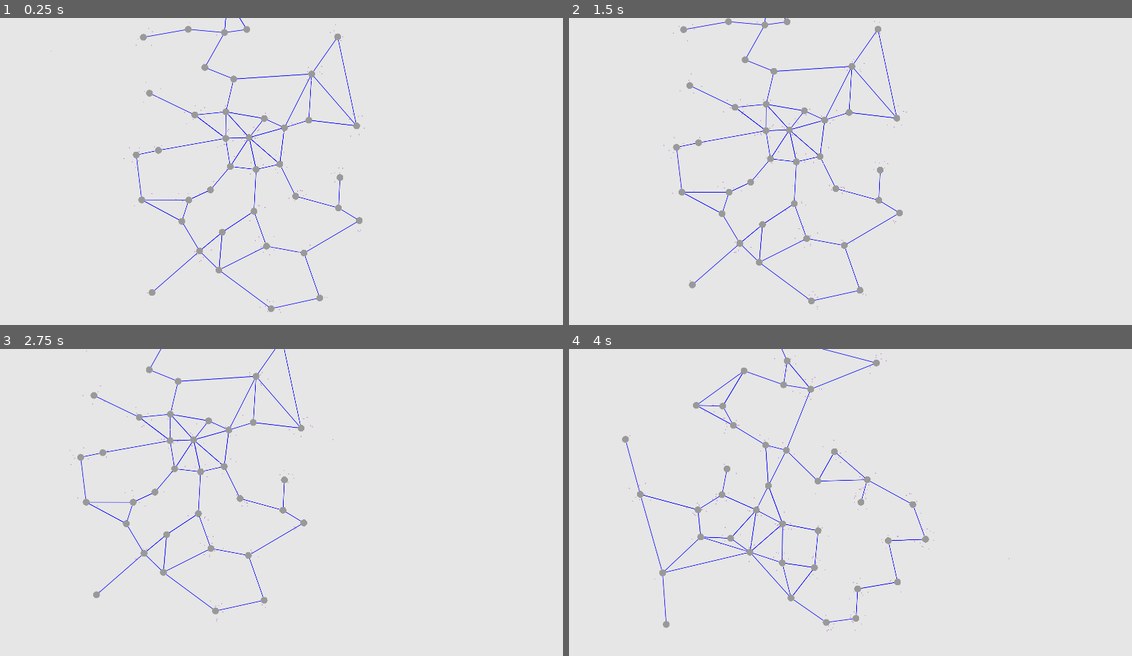
Above: before the commit, frames 1-4 (two rows, left to right).
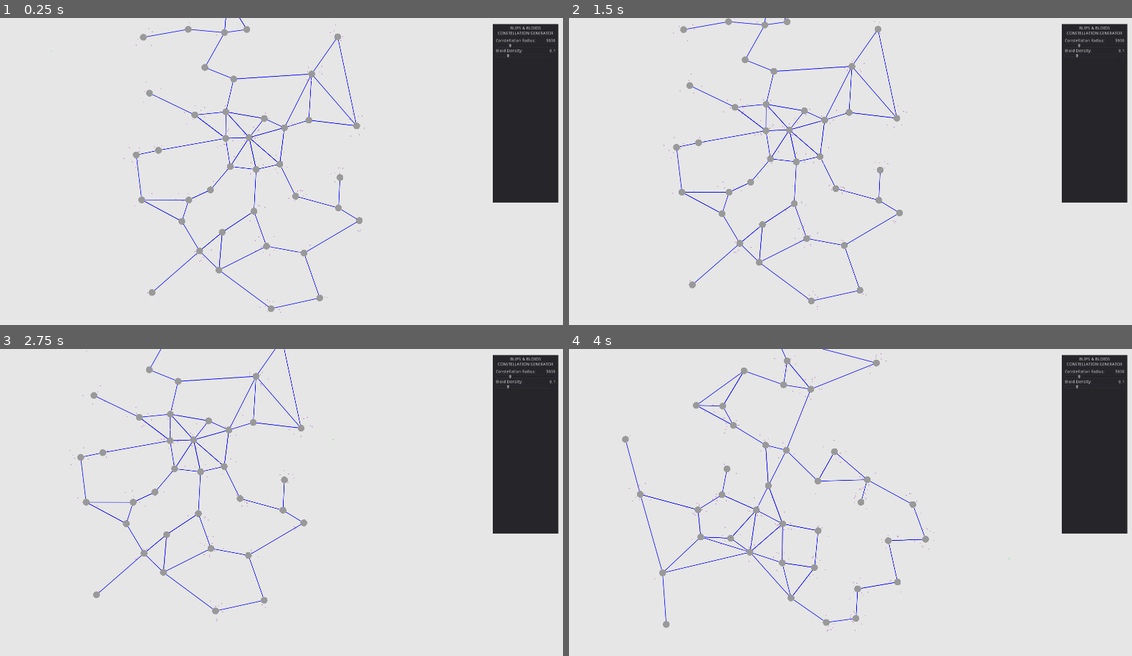
Above: after the commit, the same moments.

Repository: JRileyH/blips
Game: Godot game, scene res://Game.tscn
Same seed, same stepped clock (60 frames per second), same inputs: the game is played once before the commit and once after it.
Inputs (mouse positions are in pixels of both pictures, inside the frame that each line leads up to):
- Up to frame 1 (0.25 s): no input
- Up to frame 2 (1.5 s): tap Enter at 0.5 s; move the mouse to (974, 162) at 0.52 s; hold D (move_right) 0.53-1.28 s; move the mouse to (732, 196) at 1.27 s; hold S (move_down) from 1.28 s (still down)
- Up to frame 3 (2.75 s): move the mouse to (337, 438) at 2.02 s; release S (move_down) at 2.03 s; hold D (move_right) from 2.03 s (still down)
- Up to frame 4 (4 s): move the mouse to (816, 573) at 2.77 s; release D (move_right) at 2.78 s; hold W (move_up) 2.78-3.53 s; move the mouse to (1019, 557) at 3.52 s; hold A (move_left) from 3.53 s (still down)

The runs differ from the first frame. In frame 1, 6.8% of the frame differs, in the area x 87-100%, y 1-61%; in frame 2, 6.8%; in frame 3, 6.8%; in frame 4, 6.8%.

Commit message:
almost done with ui controls

Diff:
--- a/Inspector.gd
+++ b/Inspector.gd
@@ -19,6 +19,9 @@
 
 func _ready():
 	$Camera2D.zoom = Vector2.ONE * 7.0
+	var map = get_node("../Map")
+	$CanvasLayer/Control/Panel/Radius.connect("change", map, "set_map_size")
+	$CanvasLayer/Control/Panel/Density.connect("change", map, "set_bloid_density")
 
 func _process(delta):
 	position += get_move_input() * delta * 900
--- a/Inspector.tscn
+++ b/Inspector.tscn
@@ -1,7 +1,8 @@
-[gd_scene load_steps=3 format=2]
+[gd_scene load_steps=4 format=2]
 
 [ext_resource path="res://Inspector.gd" type="Script" id=1]
 [ext_resource path="res://Cursor.gd" type="Script" id=2]
+[ext_resource path="res://UI/Slider.tscn" type="PackedScene" id=3]
 
 [node name="Inspector" type="Node2D"]
 script = ExtResource( 1 )
@@ -12,3 +13,56 @@
 
 [node name="Cursor" type="Node2D" parent="."]
 script = ExtResource( 2 )
+
+[node name="CanvasLayer" type="CanvasLayer" parent="."]
+
+[node name="Control" type="Control" parent="CanvasLayer"]
+margin_right = 1920.0
+margin_bottom = 1080.0
+__meta__ = {
+"_edit_use_anchors_": false
+}
+
+[node name="Panel" type="Panel" parent="CanvasLayer/Control"]
+anchor_left = 1.0
+anchor_right = 1.0
+margin_left = -240.0
+margin_top = 20.0
+margin_right = -20.0
+margin_bottom = 620.0
+__meta__ = {
+"_edit_use_anchors_": false
+}
+
+[node name="Title" type="Label" parent="CanvasLayer/Control/Panel"]
+margin_left = 8.0
+margin_top = 8.0
+margin_right = 212.0
+margin_bottom = 39.0
+rect_pivot_offset = Vector2( 231.049, -175.7 )
+text = "Blips & Bloids
+Constellation Generator"
+align = 1
+uppercase = true
+
+[node name="Radius" parent="CanvasLayer/Control/Panel" instance=ExtResource( 3 )]
+margin_left = 2.0
+margin_top = 46.0
+margin_right = 218.0
+margin_bottom = 84.0
+label = "Constellation Radius"
+minimum = 1000.0
+maximum = 10000.0
+step = 100.0
+default = 3000.0
+
+[node name="Density" parent="CanvasLayer/Control/Panel" instance=ExtResource( 3 )]
+margin_left = 2.0
+margin_top = 80.0
+margin_right = 218.0
+margin_bottom = 118.0
+label = "Bloid Density"
+minimum = 0.01
+maximum = 0.5
+step = 0.01
+default = 0.1
--- a/Map.gd
+++ b/Map.gd
@@ -1,16 +1,33 @@
 extends Node2D
 
 const BLIP_VELOCITY: float = 100.0
-const MAP_SIZE: int = 4000
-const BLOID_DENSITY: float = 0.01
-const MAX_BLIPS: int = 10
-const CONNECTIVITY: float = 0.25
+var MAP_SIZE: int = 4000
+var BLOID_DENSITY: float = 0.01
+var CONNECTIVITY: float = 0.25
+var RANDOMNESS: float = 0.5
+var MAX_BLIPS: int = 10
+
 
 var Bloid = preload("res://Bloid.tscn")
 var Blip = preload("res://Blip.tscn")
 
 var bloids: Array = []
 var blips: Array = []
+
+func set_map_size(value):
+	MAP_SIZE = value
+
+func set_bloid_density(value):
+	BLOID_DENSITY = value * 0.1
+
+func set_connectivity(value):
+	CONNECTIVITY = value
+
+func set_randomness(value):
+	RANDOMNESS = value
+
+func set_max_blips(value):
+	MAX_BLIPS = value
 
 func _bloid_too_close(point: Vector2) -> bool:
 	for bloid in bloids:
@@ -92,10 +109,13 @@
 	# GENERATE MINIMAL SPANNING TREE
 	var minimal_span = MinimalSpanningTree.find(bloid_points)
 
+	if triangulation.size() == 0:
+		return minimal_span
+
 	# GENERATE EXTRA CONNECTIONS
 	var EXTRA_SIZE: int = floor((triangulation.size() - minimal_span.size()) * CONNECTIVITY)
 
-	# FIRST HALF IS THE LOWEST SPANNING CONNECTIONS
+	# FIRST PART IS THE LOWEST SPANNING CONNECTIONS
 	var lowest_extras = []
 	var largest_extra: Geom.Line = triangulation[0]
 	for line in triangulation:
@@ -106,7 +126,7 @@
 				continue
 		if already_used:
 			continue
-		if lowest_extras.size() < floor(EXTRA_SIZE / 2):
+		if lowest_extras.size() < floor(EXTRA_SIZE * (1 - RANDOMNESS)):
 			lowest_extras.append(line)
 			if line.length() > largest_extra.length():
 				largest_extra = line
@@ -119,9 +139,9 @@
 					if l.length() > largest_extra.length():
 						largest_extra = l
 
-	# SECOND HALF IS RANDOMLY SELECTED
+	# REST IS SELECTED RANDOMLY
 	var random_extras = []
-	while random_extras.size() < floor(EXTRA_SIZE / 2):
+	while random_extras.size() < floor(EXTRA_SIZE * RANDOMNESS):
 		randomize()
 		var connection = triangulation[randi() % triangulation.size()]
 		for line in minimal_span:
--- /dev/null
+++ b/UI/Slider.gd
@@ -0,0 +1,23 @@
+extends Control
+
+
+export(String) var label: String = "Label"
+export(float) var minimum: float = 0.0
+export(float) var maximum: float = 10.0
+export(float) var step: float = 1.0
+export(float) var default: float = 5.0
+
+signal change
+
+func handle_change(value):
+	$Value.text = String(value)
+	emit_signal("change", value)
+
+func _ready():
+	$Label.text = label + ":"
+	$Value.text = String(default)
+	$HSlider.min_value = minimum
+	$HSlider.max_value = maximum
+	$HSlider.step = step
+	$HSlider.value = default
+	$HSlider.connect("value_changed", self, "handle_change")
--- /dev/null
+++ b/UI/Slider.tscn
@@ -0,0 +1,36 @@
+[gd_scene load_steps=2 format=2]
+
+[ext_resource path="res://UI/Slider.gd" type="Script" id=1]
+
+[node name="Control" type="Control"]
+margin_left = -0.0883942
+margin_right = 215.912
+margin_bottom = 38.0
+script = ExtResource( 1 )
+__meta__ = {
+"_edit_use_anchors_": false
+}
+
+[node name="Label" type="Label" parent="."]
+margin_left = 8.0
+margin_top = 4.0
+margin_right = 168.0
+margin_bottom = 18.0
+__meta__ = {
+"_edit_use_anchors_": false
+}
+
+[node name="Value" type="Label" parent="."]
+anchor_left = 1.0
+anchor_right = 1.0
+margin_left = -48.0884
+margin_top = 4.0
+margin_right = -8.08836
+margin_bottom = 18.0
+align = 2
+
+[node name="HSlider" type="HSlider" parent="."]
+margin_left = 8.0
+margin_top = 19.0884
+margin_right = 208.0
+margin_bottom = 35.0884
